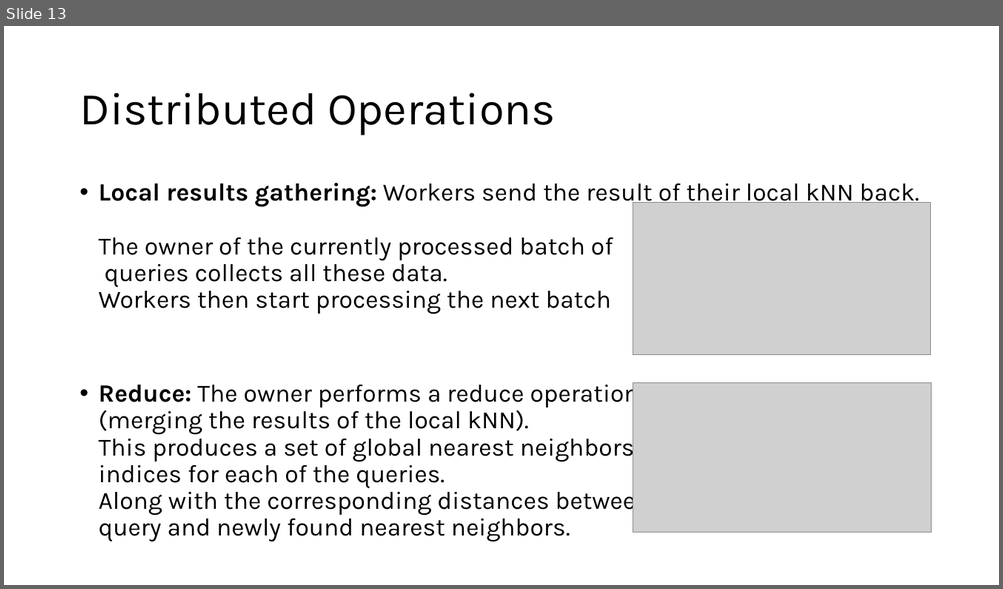
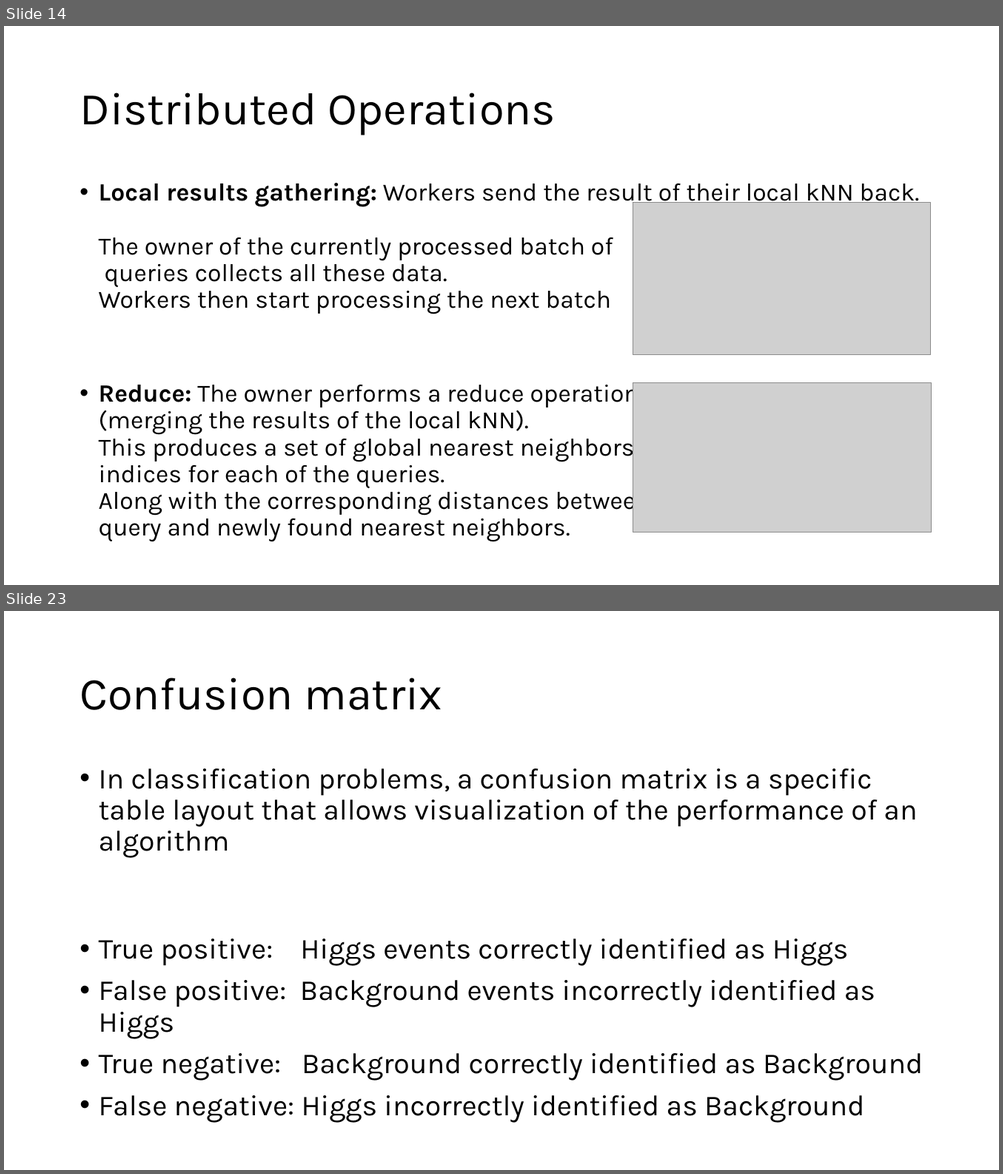
Before and after one commit to ICTP/SMR4077, a slide deck: DAY8/ML4HPC/slides/Magurele_2.pptx. Shown one above the other, each under a label of ours: slide 13 before the commit, slides 14 and 23 after it; the slides between them are not shown. The pictures are 1003x589 and 1003x1174 pixels, drawn with LibreOffice and Linux fonts; fonts in the diff are those of the drawing; grey boxes stand for pictures. Boxes give left, top, right and bottom in pixels: in the first picture for what was removed or moved away, otherwise in the second. Text is boxed around its words. In the diff, an @@ line names an element or a change of style, - is before the commit and + after.

```diff
--- a/DAY8/ML4HPC/slides/Magurele_2.pptx
+++ b/DAY8/ML4HPC/slides/Magurele_2.pptx
@@ slide 23 added at (4,611,999,1170), background #FFFFFF @@
@@ title added at (79,678,442,710), 44 pt, text #000000 @@
+Confusion matrix
@@ text added at (99,769,922,1123), 28 pt, text #000000 @@
+• In classification problems, a confusion matrix is a specific table layout that allows visualization of the performance of an algorithm
+• True positive: Higgs events correctly identified as Higgs
+• False positive: Background events incorrectly identified as Higgs
+• True negative: Background correctly identified as Background
+• False negative: Higgs incorrectly identified as Background
@@ what was slide 13 is now slide 14 @@
```
Also in this commit, not shown: 4 slides changed, 12 other slides added, 4 other files.
